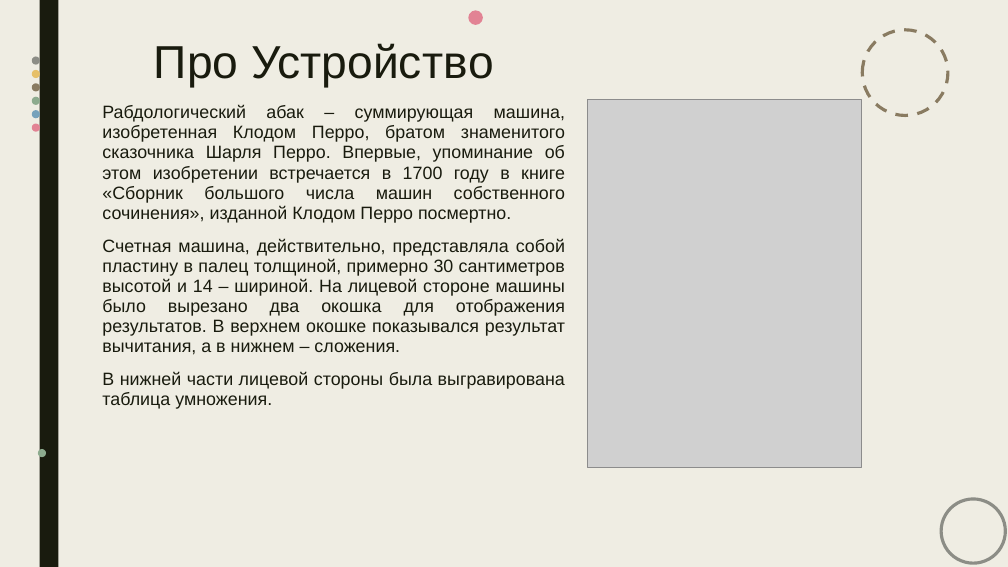
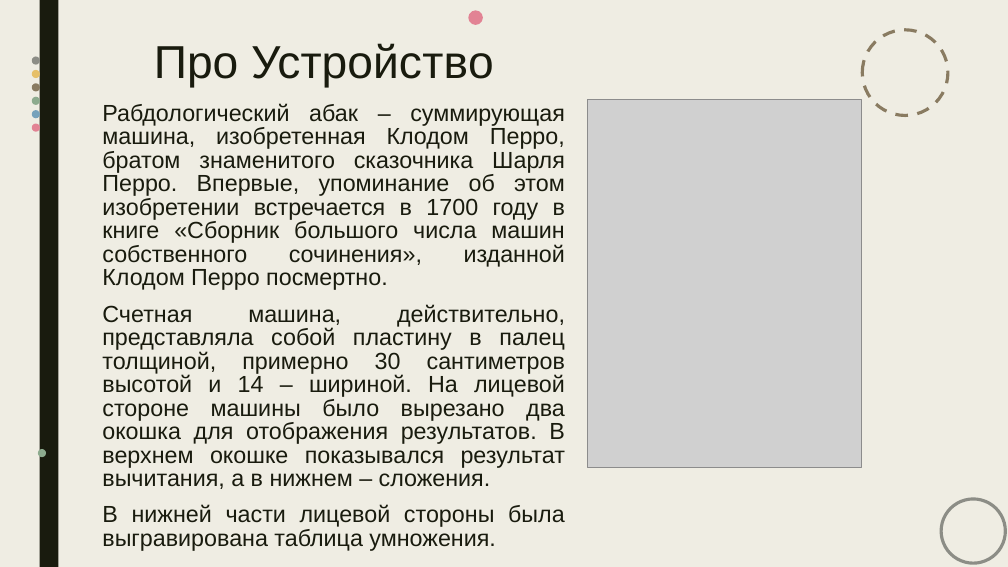
Before and after one commit to blissnyashki/Operating-System.-Laboratory-Work-, a slide deck: slide 2 of Презентация1.pptx. Drawn at 1008x567 pixels with LibreOffice and Linux fonts; fonts in the diff are those of the drawing; grey boxes stand for pictures. Boxes give left, top, right and bottom in pixels: in the first picture for what was removed or moved away, otherwise in the second. Text is boxed around its words. In the diff, an @@ line names an element or a change of style, - is before the commit and + after.

Commit message:
Change font

```diff
--- a/Презентация1.pptx
+++ b/Презентация1.pptx
@@ text "Рабдологический абак – суммирующая машина, ..." at bbox=[102, 103, 565, 551]: size 17 to 22.2 pt; line spacing 0.94 to 0.84 @@
```
Also in this commit, not shown: 2 other slides changed.
